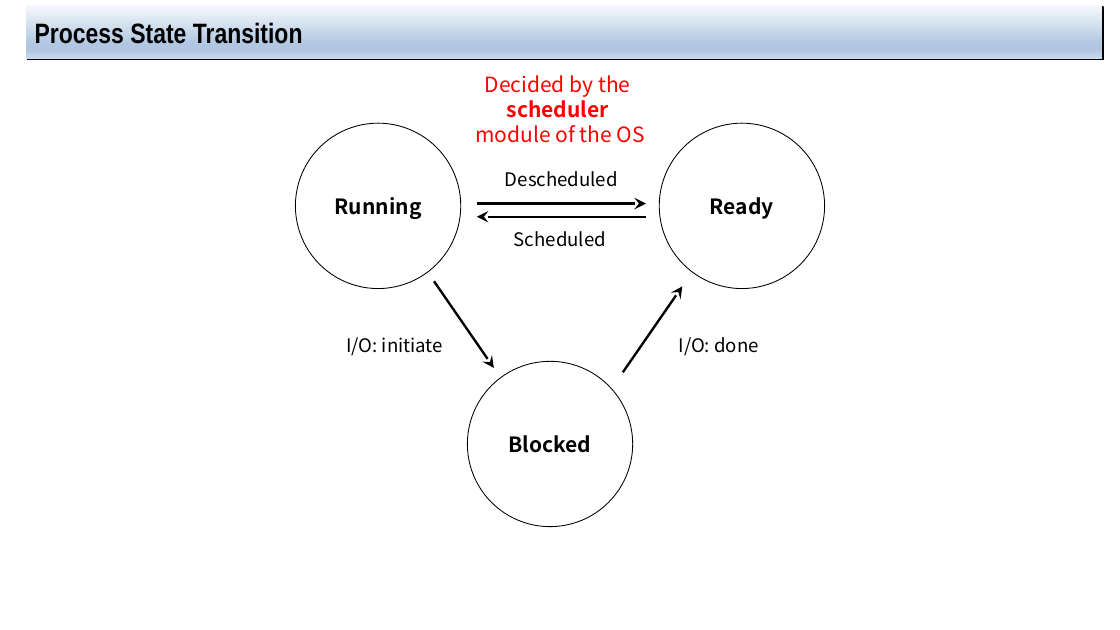
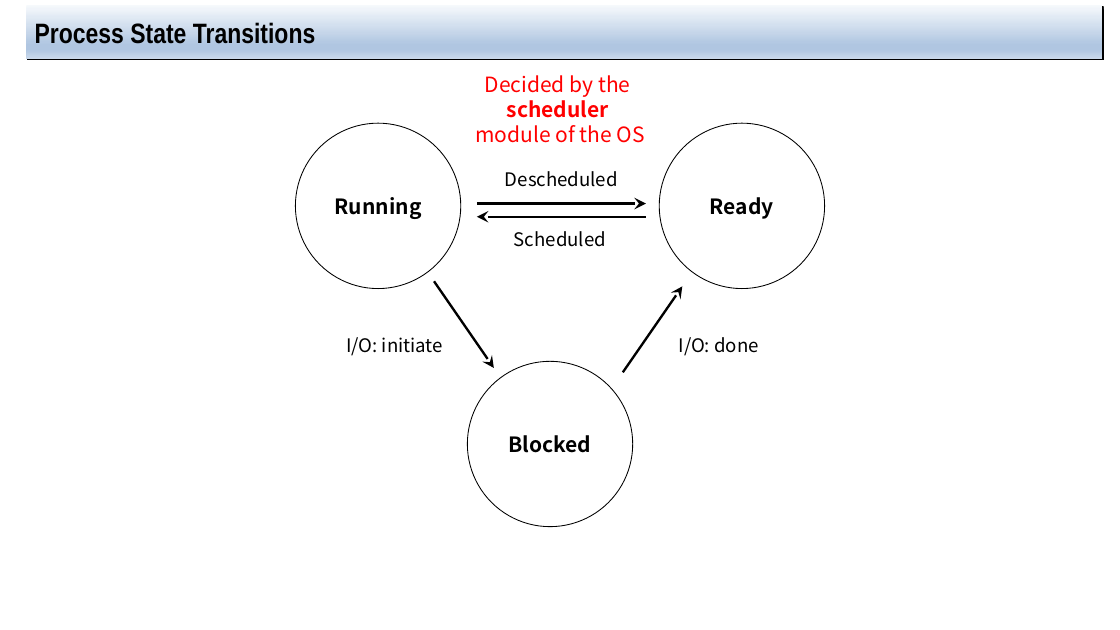
Before and after one commit to jachermocilla/extra-course-materials, a slide deck: slide 13 of cmsc125/ostep/slides/01.Virtualization/04.The_abstraction_the_process.pptx. Drawn at 1120x630 pixels with LibreOffice and Linux fonts; fonts in the diff are those of the drawing. Boxes give left, top, right and bottom in pixels: in the first picture for what was removed or moved away, otherwise in the second. Text is boxed around its words. In the diff, an @@ line names an element or a change of style, - is before the commit and + after.

```diff
--- a/cmsc125/ostep/slides/01.Virtualization/04.The_abstraction_the_process.pptx
+++ b/cmsc125/ostep/slides/01.Virtualization/04.The_abstraction_the_process.pptx
@@ title at [35, 20, 315, 44]: text changed @@
-Process State Transition
+Process State Transitions
```
Also in this commit, not shown: 6 other slides changed, 1 other file.
